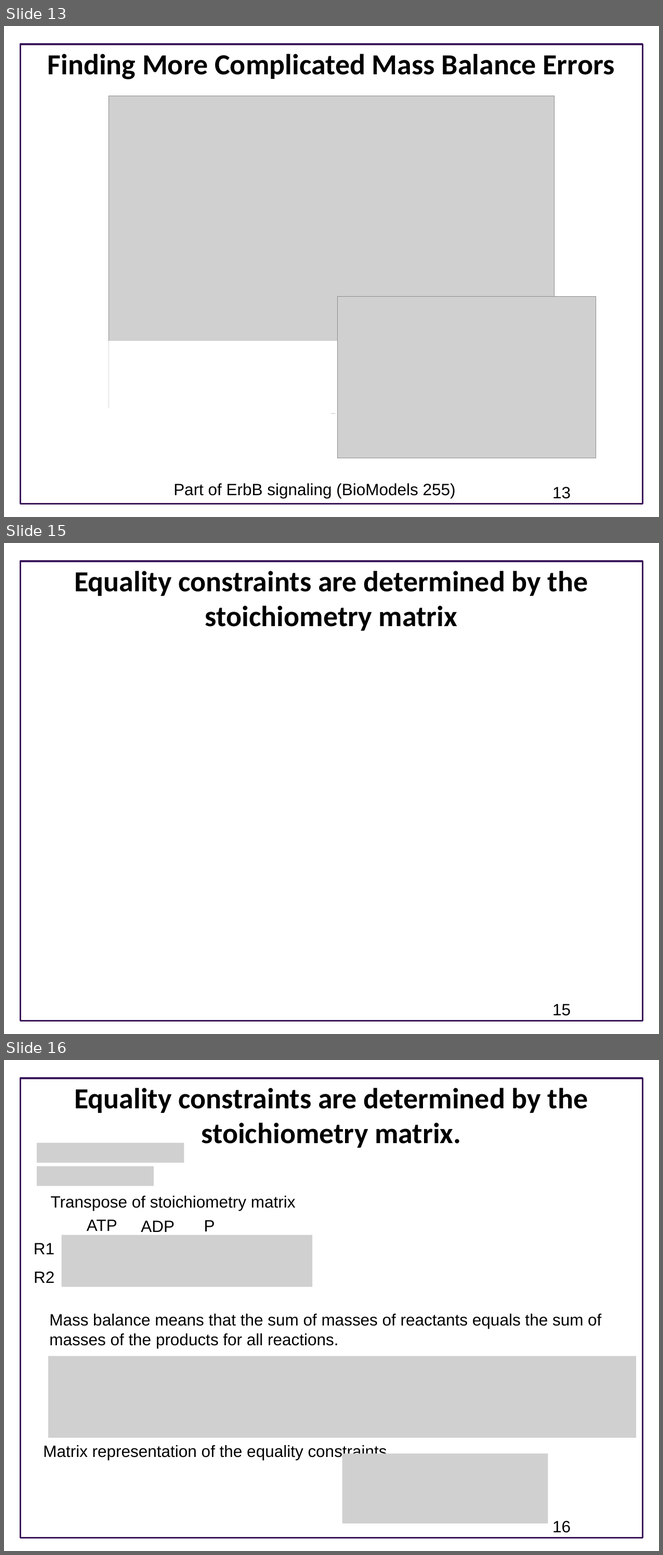
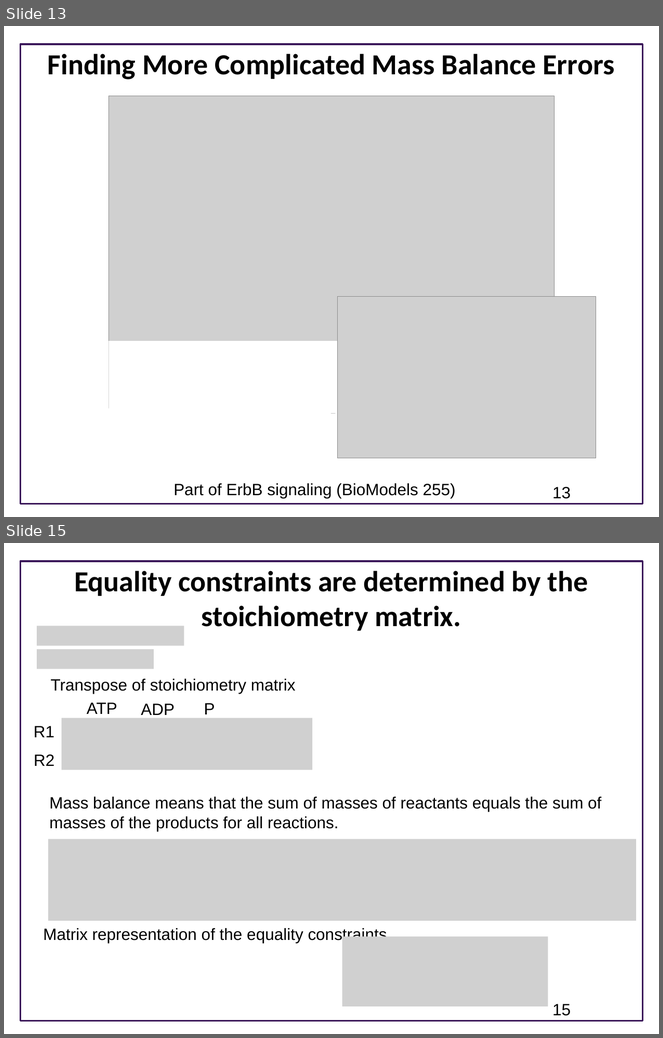
Before and after one commit to ModelEngineering/advancing-biomedical-models, a slide deck: lecture_15/15_static_testing.pptx. Shown one above the other, each under a label of ours: slides 13, 15 and 16 before the commit, slides 13 and 15 after it; the slides between them are not shown. The pictures are 663x1555 and 663x1038 pixels, drawn with LibreOffice and Linux fonts; fonts in the diff are those of the drawing; grey boxes stand for pictures; background and template pictures are left out. Boxes give left, top, right and bottom in pixels: in the first picture for what was removed or moved away, otherwise in the second. Text is boxed around its words. In the diff, an @@ line names an element or a change of style, - is before the commit and + after.

```diff
--- a/lecture_15/15_static_testing.pptx
+++ b/lecture_15/15_static_testing.pptx
@@ slide 15 removed at (x1=4, y1=543, x2=659, y2=1034), background #FFFFFF; not listed: 1 template element that a slide beside it also shows @@
@@ title removed at (x1=74, y1=571, x2=588, y2=631) @@
-Equality constraints are determined by the stoichiometry matrix
@@ page number removed at (x1=553, y1=1004, x2=571, y2=1016) @@
-15
@@ what was slide 16 is now slide 15 @@
@@ page number at (x1=553, y1=1004, x2=571, y2=1016): text changed @@
-16
+15
```
Also in this commit, not shown: 5 slides changed, 3 slides added, 1 other slide removed, 1 other file.
